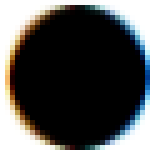
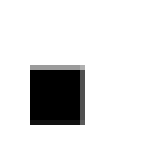
Comparing the layer stacks of the two 150×150 images. Changes:
added layer "Copie de point.PNG" above "Arrière-plan" over [30, 65, 85, 125]
painted on "Arrière-plan" over [0, 0, 150, 150]
